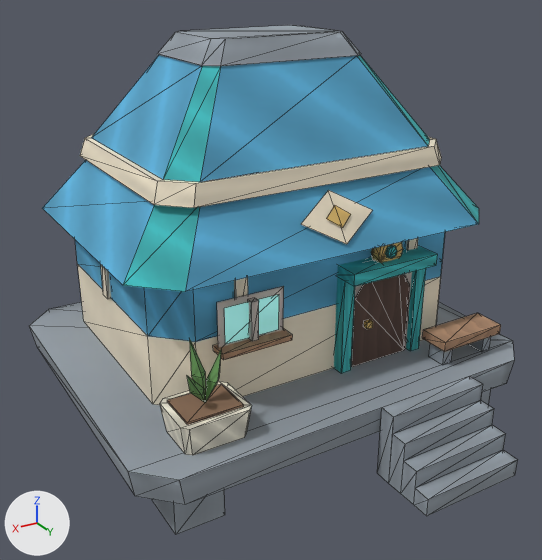
One commit to the glTF model Assets/GodSim/Art/Models/Buildings/Saurian/HousesLate/bld_saurian_house_future_v0.glb: the scene before it, then after it.
One viewpoint serves both versions: a 50 mm camera at (0.746, 1.252, 0.901) aimed at (0.035, 0.068, 0.309). The axes (+X, +Y, +Z) are drawn at lower left. The lights are the same throughout. The picture after the commit comes second. Mesh edges are drawn as thin lines. Vertices at exactly the same position are counted once.

The first picture shows 'LOD0'.
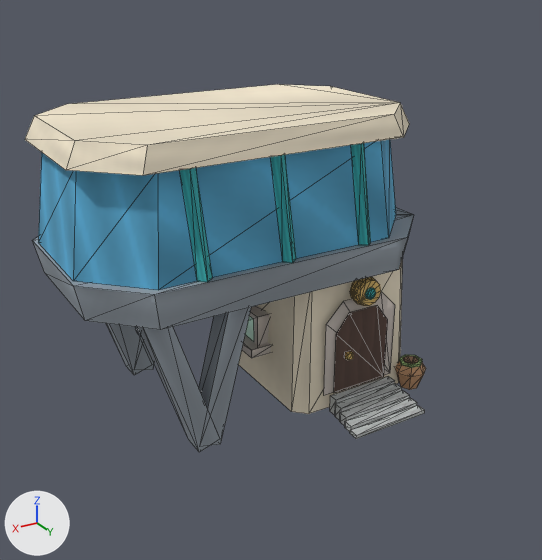
Diff of the bpy script that builds the scene:
```diff
--- a/Assets/GodSim/Art/Models/Buildings/Saurian/HousesLate/bld_saurian_house_future_v0.glb.py
+++ b/Assets/GodSim/Art/Models/Buildings/Saurian/HousesLate/bld_saurian_house_future_v0.glb.py
@@ me_lod0 @@
 # used by ob_lod0; location = (0.0, 0.0, 0.0)
-me_lod0.from_pydata(...)  # 363 vertices, 496 faces; spans x -0.435..0.435, y -0.388..0.492, z 0.0..0.769
+me_lod0.from_pydata(...)  # 337 vertices, 500 faces; spans x -0.333..0.427, y -0.31..0.243, z 0.0..0.628
+# me_lod0 part 1: the loose piece of 8 vertices spanning x -0.11..-0.096, y 0.204..0.215, z 0.229..0.243 is scaled about its middle by (13, 1.87, 0.577), then moved by (-0.051, 0.022, -0.232)
+# me_lod0 part 2: the loose piece of 8 vertices spanning x -0.368..-0.273, y 0.203..0.308, z 0.0..0.091 is scaled about its middle by (1.86, 0.213, 0.171), then moved by (0.166, -0.046, -0.038)
+# me_lod0 part 3: the loose piece of 8 vertices spanning x -0.24..-0.215, y 0.183..0.214, z 0.146..0.344 is scaled about its middle by (7.09, 0.7, 0.118), then moved by (0.073, -0.012, -0.233)
+# me_lod0 part 4: the loose piece of 8 vertices spanning x -0.255..-0.233, y 0.252..0.294, z 0.146..0.186 is scaled about its middle by (7.47, 0.533, 0.78), then moved by (0.09, -0.108, -0.15)
+# me_lod0 part 5: the loose piece of 8 vertices spanning x -0.062..-0.038, y 0.183..0.214, z 0.146..0.344 is scaled about its middle by (6.59, 0.7, 0.197), then moved by (-0.103, -0.056, -0.226)
+# me_lod0 part 6: the loose piece of 24 vertices spanning x -0.172..-0.106, y 0.204..0.221, z 0.353..0.419 is moved by (-0.015, -0.073, -0.119)
+# me_lod0 part 7: a new loose piece, a 12-sided cut cone along y (radius 0.03 at the low end, 0.027 at the high end) spanning x -0.184..-0.124, y 0.119..0.137, z 0.238..0.298, in mat_godsim_buildings
+# me_lod0 part 8: the loose piece of 16 vertices spanning x -0.153..-0.125, y 0.221..0.227, z 0.372..0.4 is moved by (-0.015, -0.073, -0.119)
+# me_lod0 part 9: the loose piece of 8 vertices spanning x -0.229..-0.205, y 0.186..0.197, z 0.286..0.411 is scaled about its middle by (0.583, 1.2, 0.104), then moved by (0.098, -0.058, -0.224)
+# me_lod0 part 10: the loose piece of 24 vertices spanning x -0.37..0.324, y -0.336..0.19, z 0.146..0.411 is rebuilt with 16 vertices and now spans x -0.333..0.427, y -0.31..0.168, z 0.31..0.382
+# me_lod0 part 11: the loose piece of 16 vertices spanning x -0.421..0.375, y -0.388..0.242, z 0.411..0.523 is rebuilt with 16 vertices and now spans x -0.303..0.421, y -0.296..0.152, z 0.382..0.584
+# me_lod0 part 12: the loose piece of 16 vertices spanning x -0.318..0.272, y -0.303..0.157, z 0.56..0.727 is rebuilt with 16 vertices and now spans x -0.306..0.417, y -0.298..0.154, z 0.584..0.628
+# me_lod0 part 13: 21 loose pieces with 187 vertices, spanning x -0.374..0.368, y -0.352..0.492, z 0.0..0.769, are deleted
+# me_lod0 part 14: 32 vertices removed from x -0.435..0.435, y -0.377..0.353, z 0.091..0.56; 169 vertices added at x -0.326..0.343, y -0.264..0.171, z 0.0..0.582
+# other edits to the shape of me_lod0 do not show in these pictures
 me_lod0.materials.append(mat_godsim_buildings)
```

Where the change shows, as pixel boxes (x1, y1, x2, y2) in the pictures (542 x 560 px; the box of a moved part takes in the faces that stretch with it):
'LOD0', reshaped (18% narrower, 28% shorter): before (29, 25, 517, 534); after (25, 84, 426, 452)
part 1 of me_lod0, moved or reshaped: before (364, 320, 373, 329); after (350, 405, 425, 439)
part 2 of me_lod0, moved or reshaped (mostly hidden before): before (481, 390, 491, 405); after (345, 398, 417, 432)
part 3 of me_lod0, moved or reshaped: before (406, 268, 426, 351); after (340, 391, 409, 426)
part 4 of me_lod0, moved or reshaped: before (429, 343, 453, 365); after (335, 383, 402, 421)
part 5 of me_lod0, moved or reshaped: before (334, 277, 355, 373); after (330, 376, 395, 415)
part 6 of me_lod0, moved or reshaped: before (371, 242, 403, 263); after (352, 277, 381, 306)
part 7 of me_lod0, added: after (350, 280, 358, 299)
part 8 of me_lod0, moved or reshaped: before (385, 245, 397, 258); after (365, 287, 376, 299)
part 9 of me_lod0, moved or reshaped: before (406, 238, 418, 250); after (345, 351, 353, 360)
part 10 of me_lod0, rebuilt: before (75, 232, 445, 405); after (33, 208, 413, 330)
part 11 of me_lod0, rebuilt (18% narrower, 14% taller): before (42, 160, 479, 292); after (38, 139, 396, 290)
part 12 of me_lod0, rebuilt: before (91, 55, 430, 182); after (25, 84, 409, 176)
part 13 of me_lod0, deleted: before (101, 25, 517, 534)
part 14 of me_lod0, cut back: before (29, 134, 514, 505); after (106, 143, 426, 452)
